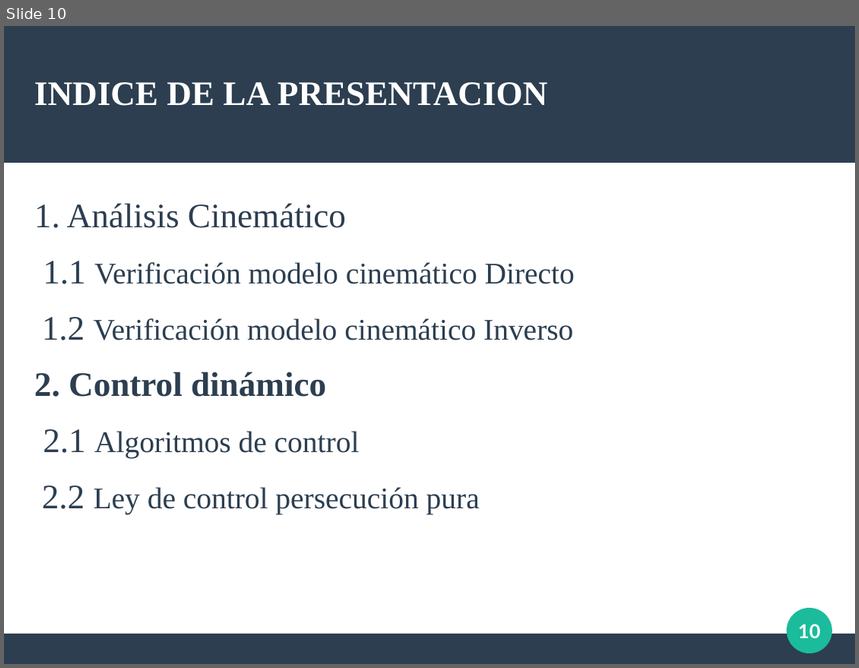
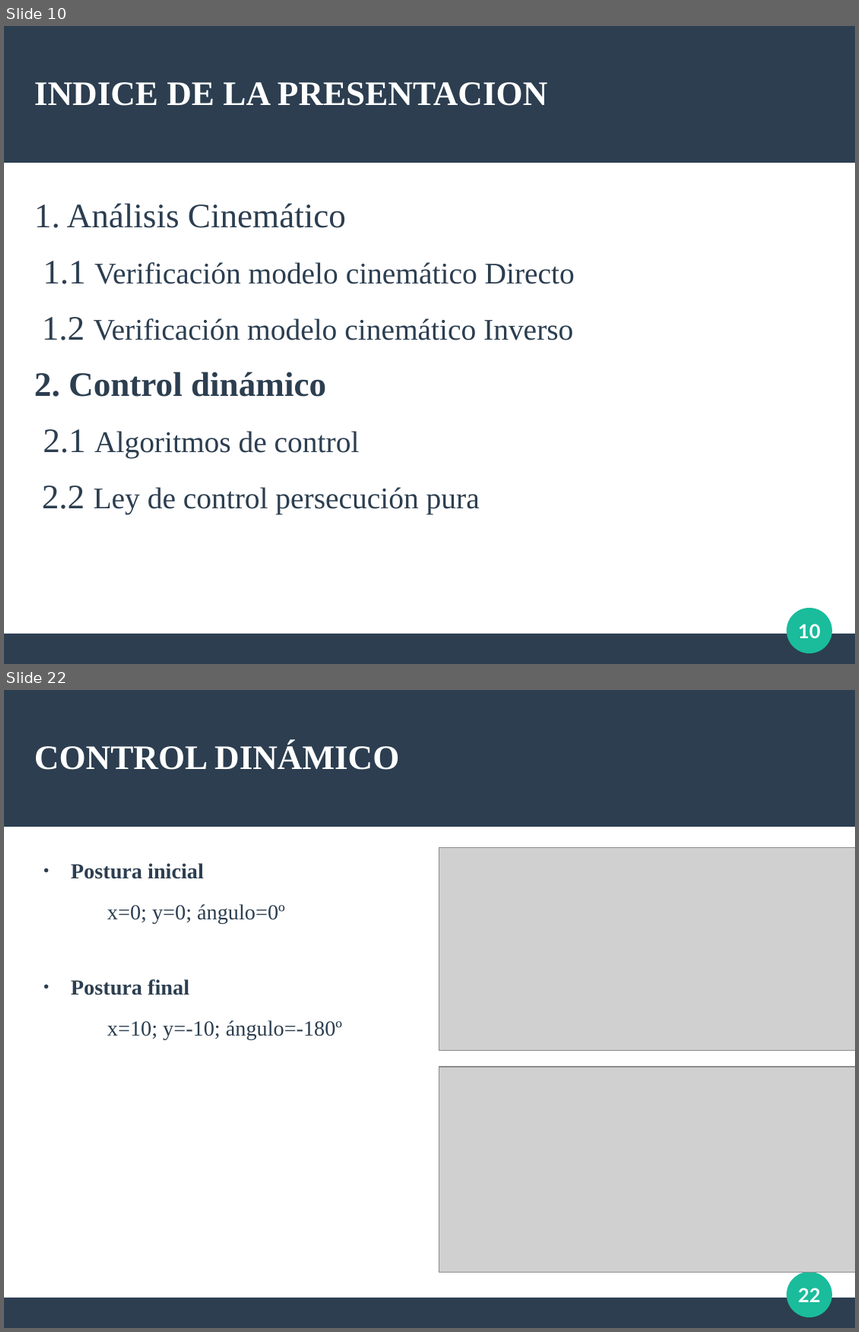
Before and after one commit to Arrivederccimamasita/Synchro_Drive_CyPR, a slide deck: Presentacion_defensa/defensa.odp. Shown one above the other, each under a label of ours: slide 10 before the commit, slides 10 and 22 after it; the slides between them are not shown. The pictures are 859x668 and 859x1332 pixels, drawn with LibreOffice and Linux fonts; fonts in the diff are those of the drawing; grey boxes stand for pictures. Boxes give left, top, right and bottom in pixels: in the first picture for what was removed or moved away, otherwise in the second. Text is boxed around its words. In the diff, an @@ line names an element or a change of style, - is before the commit and + after.

```diff
--- a/Presentacion_defensa/defensa.odp
+++ b/Presentacion_defensa/defensa.odp
@@ slide 22 added at [4,690,855,1328], background #FFFFFF; not listed: 3 template elements that a slide beside it also shows @@
@@ title added at [34,743,399,770], 32 pt, text #FFFFFF, bold @@
+CONTROL DINÁMICO
@@ picture added at [439,848,855,1051] @@
@@ text added at [71,863,342,1040], 20 pt, text #2C3E50 @@
+● Postura inicial
+  x=0; y=0; ángulo=0º
+● Postura final
+  x=10; y=-10; ángulo=-180º
@@ picture added at [439,1067,855,1273] @@
@@ page number added at [798,1288,820,1303], 18 pt, text #FFFFFF, bold @@
+22
```
Also in this commit, not shown: 18 slides changed, 4 other slides added, 4 slides removed, 8 other files.
